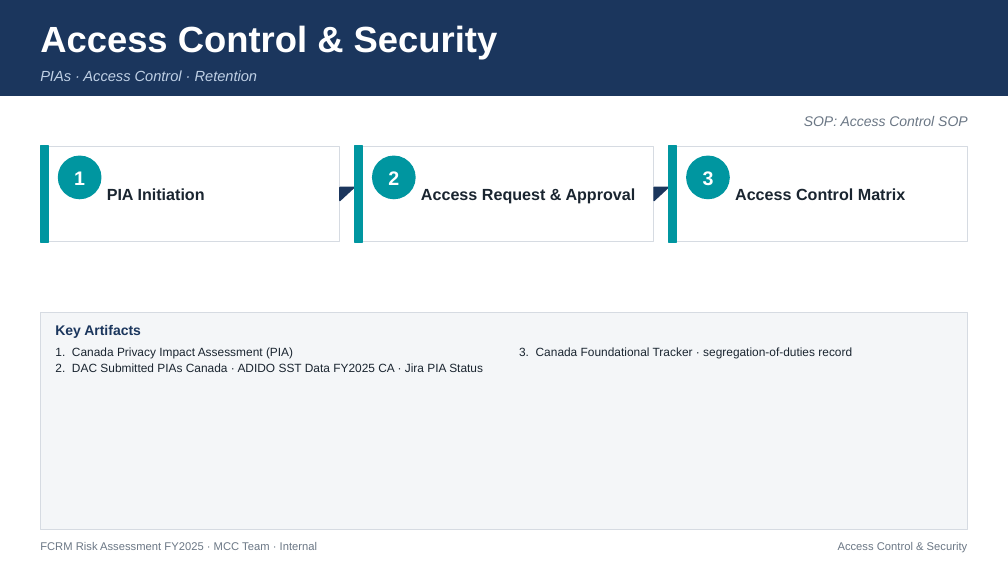
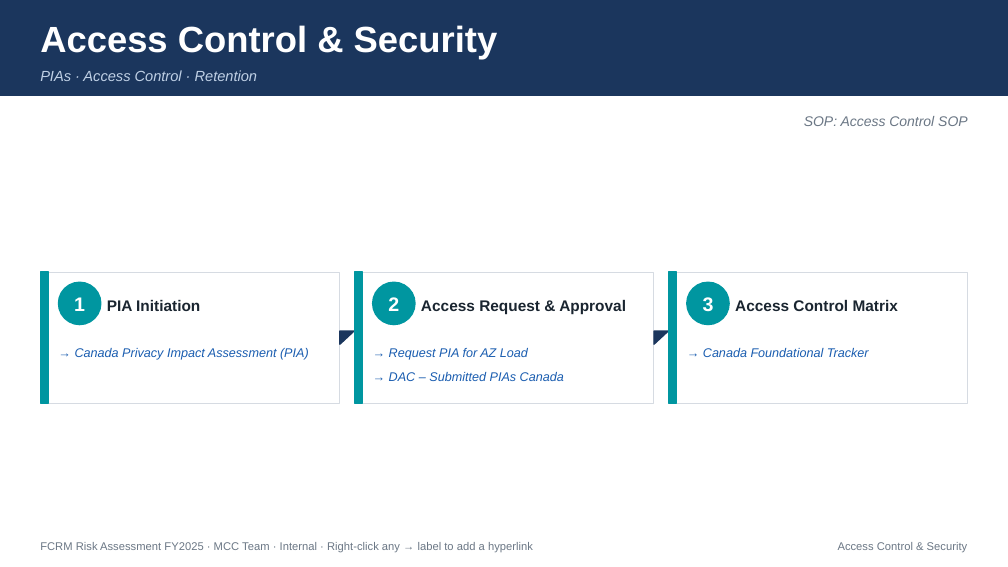
Before and after one commit to tomqwu/databricks_examples, a slide deck: slide 5 of audit-examples/FCRM_RA_FY2025_Process_Workflows.pptx. Drawn at 1008x567 pixels with LibreOffice and Linux fonts; fonts in the diff are those of the drawing. Boxes give left, top, right and bottom in pixels: in the first picture for what was removed or moved away, otherwise in the second. Text is boxed around its words. In the diff, an @@ line names an element or a change of style, - is before the commit and + after.

Commit message:
add ppt

```diff
--- a/audit-examples/FCRM_RA_FY2025_Process_Workflows.pptx
+++ b/audit-examples/FCRM_RA_FY2025_Process_Workflows.pptx
@@ rectangle removed at bbox=[355, 146, 363, 242] @@
@@ rectangle removed at bbox=[668, 146, 676, 242] @@
@@ rectangle: place and size @@
-rectangle at bbox=[40, 146, 340, 242]
+rectangle at bbox=[40, 272, 340, 403]
@@ rectangle: place and size @@
-rectangle at bbox=[40, 146, 48, 242]
+rectangle at bbox=[40, 272, 48, 403]
@@ text "PIA Initiation": place and size @@
-text "PIA Initiation" at bbox=[107, 188, 205, 200]
+text "PIA Initiation" at bbox=[107, 300, 200, 311]
@@ rectangle: place and size @@
-rectangle at bbox=[355, 146, 654, 242]
+rectangle at bbox=[355, 272, 654, 403]
@@ rectangle added at bbox=[355, 272, 363, 403], fill #0096A0, outline #0096A0 1 pt @@
@@ text "Access Request & Approval": place and size @@
-text "Access Request & Approval" at bbox=[421, 188, 636, 204]
+text "Access Request & Approval" at bbox=[421, 300, 626, 315]
@@ rectangle: place and size @@
-rectangle at bbox=[668, 146, 968, 242]
+rectangle at bbox=[668, 272, 968, 403]
@@ rectangle added at bbox=[668, 272, 676, 403], fill #0096A0, outline #0096A0 1 pt @@
@@ 3 texts, 3 ellipses: place and size @@
-3 texts, 3 ellipses at bbox=[58, 156, 729, 199]
+3 texts, 3 ellipses at bbox=[58, 282, 729, 325]
@@ size 11.5 to 11 pt in 3 elements at bbox=[107, 300, 200, 311], bbox=[421, 300, 626, 315], bbox=[735, 300, 898, 311] @@
@@ text "Access Control Matrix": place and size @@
-text "Access Control Matrix" at bbox=[735, 188, 905, 200]
+text "Access Control Matrix" at bbox=[735, 300, 898, 311]
@@ rectangle removed at bbox=[40, 312, 968, 529] @@
@@ text removed at bbox=[55, 325, 141, 338] @@
-Key Artifacts
@@ text removed at bbox=[55, 347, 483, 372] @@
-1. Canada Privacy Impact Assessment (PIA)
-2. DAC Submitted PIAs Canada · ADIDO SST Data FY2025 CA · Jira PIA Status
@@ text added at bbox=[75, 348, 309, 360], 9 pt, text #1A5DB0, italic @@
+→ Canada Privacy Impact Assessment (PIA)
@@ right triangle: place and size @@
-right triangle at bbox=[340, 187, 354, 200]
+right triangle at bbox=[340, 331, 354, 344]
@@ text added at bbox=[389, 348, 528, 360], 9 pt, text #1A5DB0, italic @@
+→ Request PIA for AZ Load
@@ right triangle: place and size @@
-right triangle at bbox=[654, 187, 668, 200]
+right triangle at bbox=[654, 331, 668, 344]
@@ text "→ Canada Foundational Tracker" at bbox=[703, 348, 869, 357]: vertical alignment top to middle @@
@@ text at bbox=[703, 348, 869, 357]: text changed; size 8.5 to 9 pt; text colour #1A2530 to #1A5DB0; italic on @@
-3. Canada Foundational Tracker · segregation-of-duties record
+→ Canada Foundational Tracker
@@ text added at bbox=[389, 372, 564, 381], 9 pt, text #1A5DB0, italic @@
+→ DAC – Submitted PIAs Canada
@@ text at bbox=[40, 542, 533, 552]: text changed @@
-FCRM Risk Assessment FY2025 · MCC Team · Internal
+FCRM Risk Assessment FY2025 · MCC Team · Internal · Right-click any → label to add a hyperlink
```
Also in this commit, not shown: 5 other slides changed.
